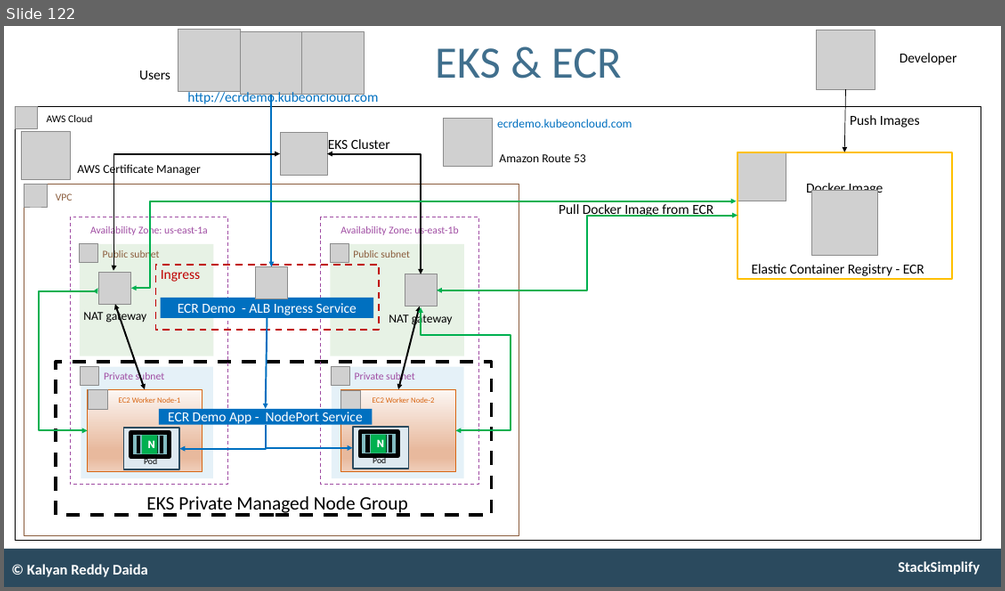
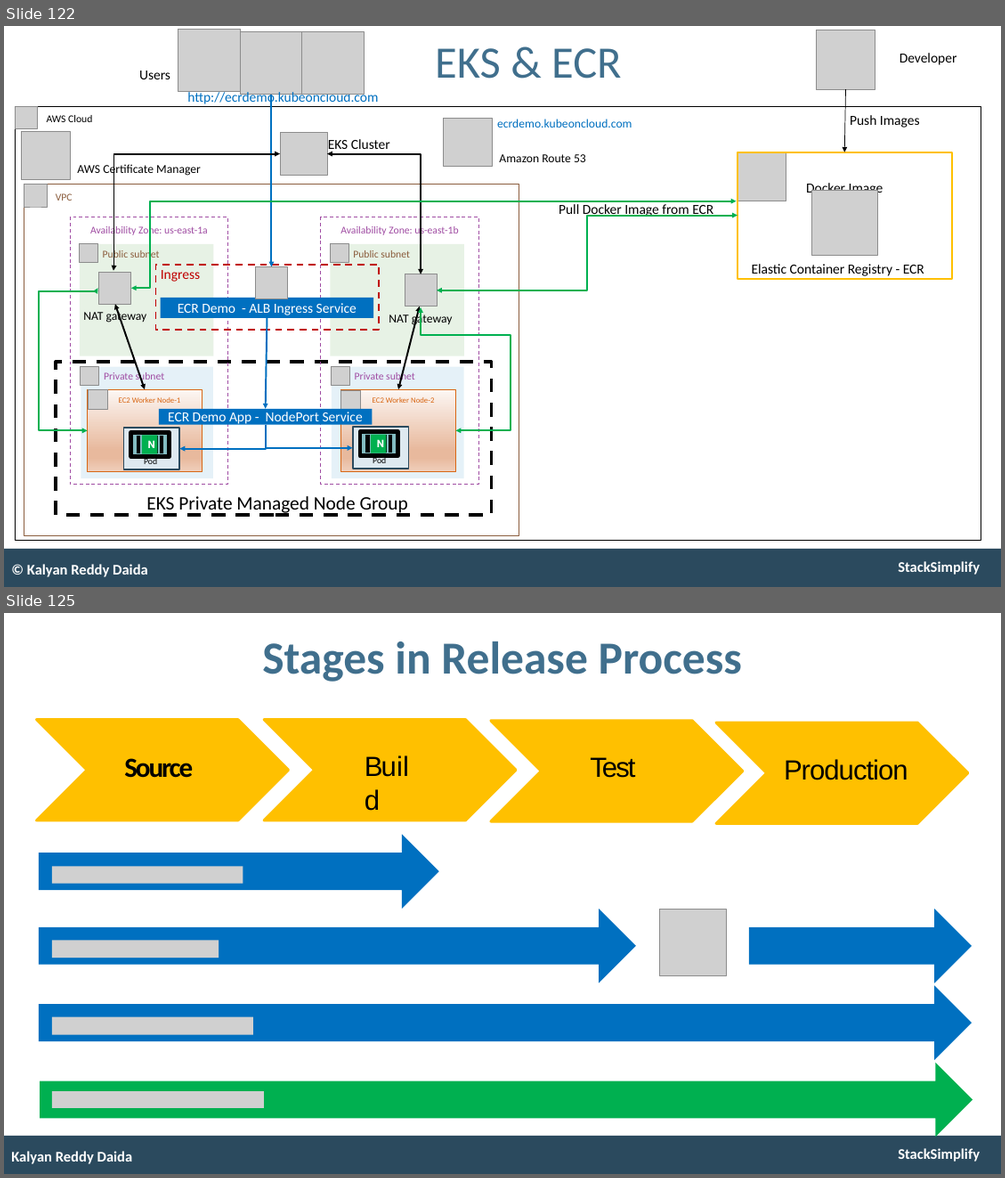
Before and after one commit to Superstar0715/aws-eks-kubernetes-masterclass, a slide deck: presentation/AWS-Fargate-and-EKS-Masterclass.pptx. Shown one above the other, each under a label of ours: slide 122 before the commit, slides 122 and 125 after it; the slides between them are not shown. The pictures are 1005x591 and 1005x1178 pixels, drawn with LibreOffice and Linux fonts; fonts in the diff are those of the drawing; grey boxes stand for pictures. Boxes give left, top, right and bottom in pixels: in the first picture for what was removed or moved away, otherwise in the second. Text is boxed around its words. In the diff, an @@ line names an element or a change of style, - is before the commit and + after.

```diff
--- a/presentation/AWS-Fargate-and-EKS-Masterclass.pptx
+++ b/presentation/AWS-Fargate-and-EKS-Masterclass.pptx
@@ slide 125 added at (4, 613, 1001, 1174), background #FFFFFF; not listed: 2 template elements that a slide beside it also shows @@
@@ text added at (262, 641, 742, 682), 53 pt, text #406F8D, bold @@
+Stages in Release Process
@@ freeform shape added at (36, 720, 288, 820), fill #FFC000, outline #FFC000 3 pt @@
@@ freeform shape added at (264, 720, 516, 820), fill #FFC000, outline #FFC000 3 pt @@
@@ freeform shape added at (491, 721, 743, 821), fill #FFC000, outline #FFC000 3 pt @@
@@ freeform shape added at (716, 722, 968, 824), fill #FFC000, outline #FFC000 3 pt @@
@@ text added at (124, 758, 193, 778), 32 pt, text #000000, bold @@
+Source
@@ text added at (364, 748, 422, 783), 32 pt, text #000000 @@
+Build
@@ text added at (590, 757, 635, 778), 32 pt, text #000000 @@
+Test
@@ text added at (784, 759, 908, 780), 32 pt, text #000000 @@
+Production
@@ freeform shape added at (38, 834, 439, 908), fill #0070C0 @@
@@ picture added at (52, 866, 243, 884) @@
@@ freeform shape added at (38, 908, 636, 983), fill #0070C0 @@
@@ picture added at (659, 908, 727, 975) @@
@@ freeform shape added at (749, 908, 971, 983), fill #0070C0 @@
@@ picture added at (52, 941, 218, 958) @@
@@ freeform shape added at (38, 986, 971, 1061), fill #0070C0 @@
@@ picture added at (52, 1017, 253, 1035) @@
@@ freeform shape added at (40, 1062, 972, 1137), fill #00B050 @@
@@ picture added at (52, 1091, 264, 1108) @@
@@ text added at (11, 1151, 133, 1164), 17 pt, text #FFFFFF, bold @@
+Kalyan Reddy Daida
```
Also in this commit, not shown: 1 slide changed, 19 other slides added, 1 other file.
